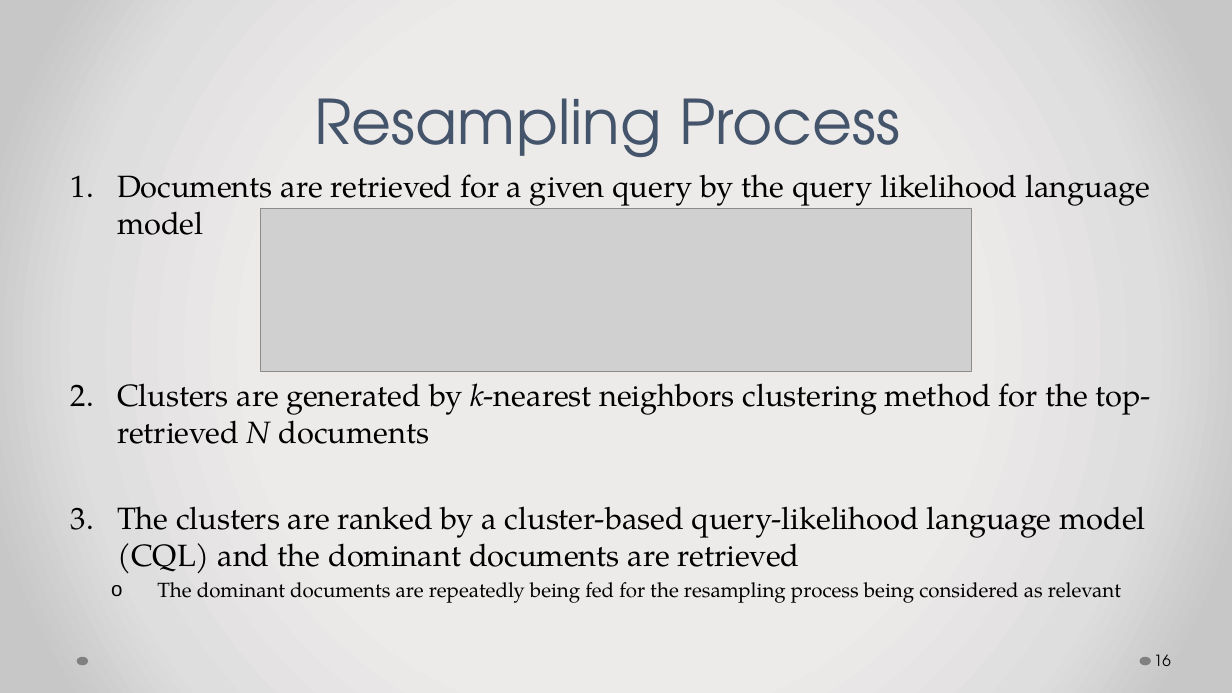
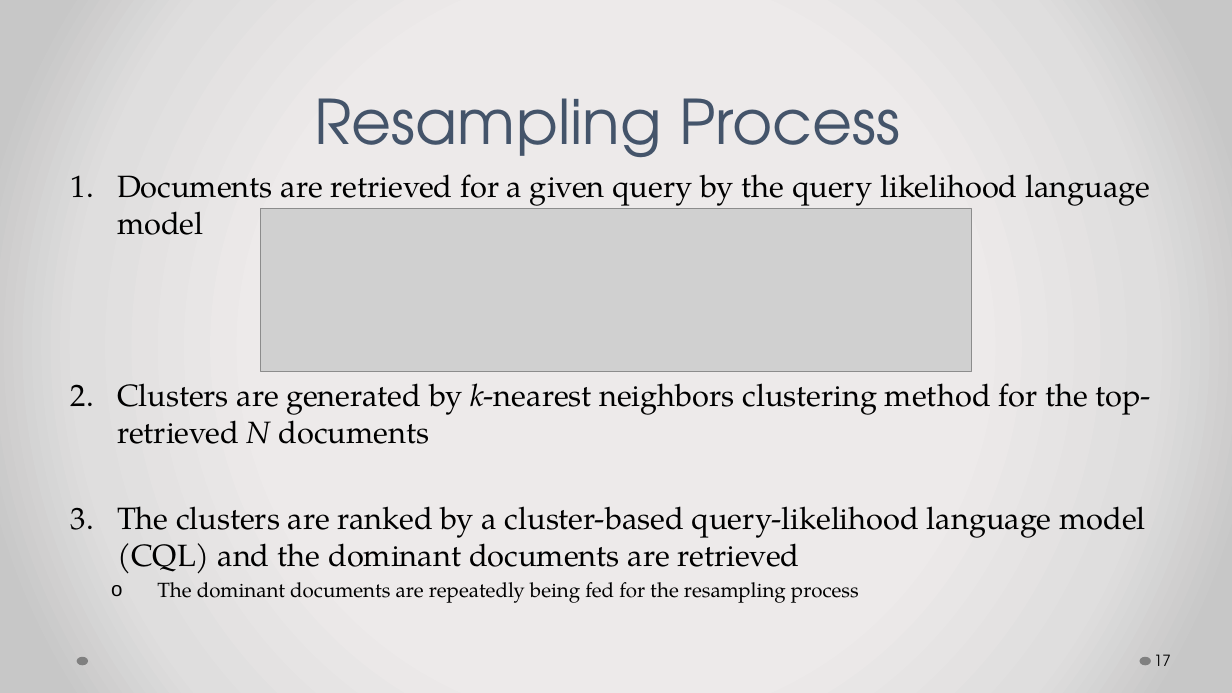
Before and after one commit to pothom/cs834-f17, a slide deck: slide 17 of Presentations/CS834-Presentation_4.pptx (slide 16 before the commit). Drawn at 1232x693 pixels with LibreOffice and Linux fonts; fonts in the diff are those of the drawing; grey boxes stand for pictures. Boxes give left, top, right and bottom in pixels: in the first picture for what was removed or moved away, otherwise in the second. Text is boxed around its words. In the diff, an @@ line names an element or a change of style, - is before the commit and + after.

```diff
--- a/Presentations/CS834-Presentation_4.pptx
+++ b/Presentations/CS834-Presentation_4.pptx
@@ text at [157,582,859,603]: text changed @@
-  o The dominant documents are repeatedly being fed for the resampling process being considered as relevant
+  o The dominant documents are repeatedly being fed for the resampling process
@@ page number at [1154,654,1171,666]: text changed @@
-16
+17
```
Also in this commit, not shown: 6 other slides changed, 1 slide added, 1 other file.
